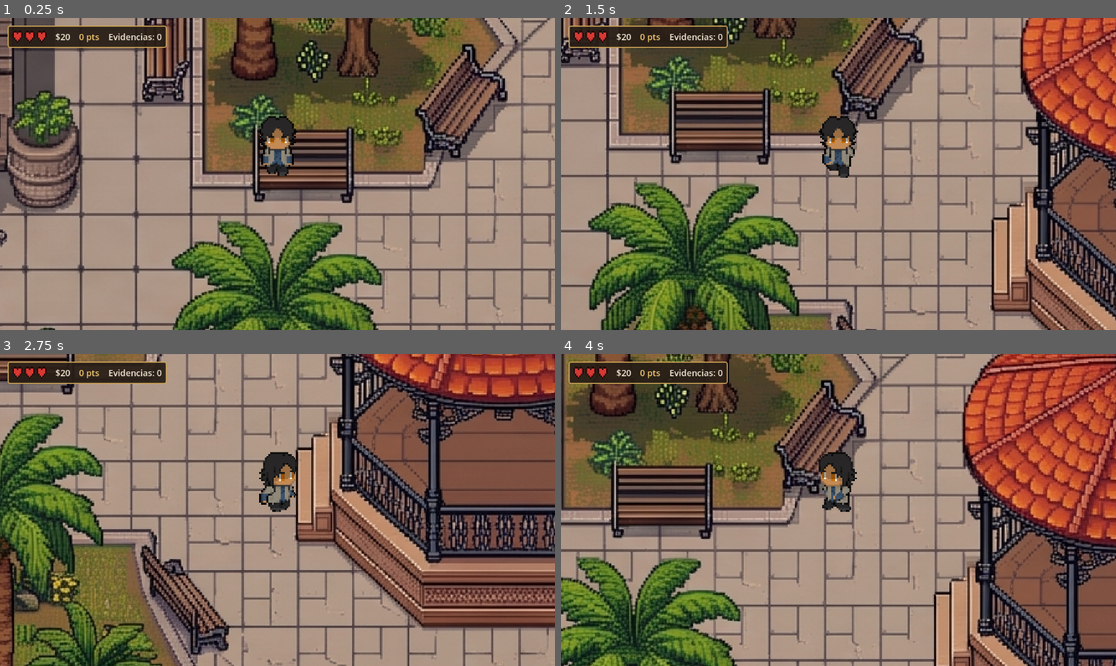
Above: before the commit, frames 1-4 (two rows, left to right).
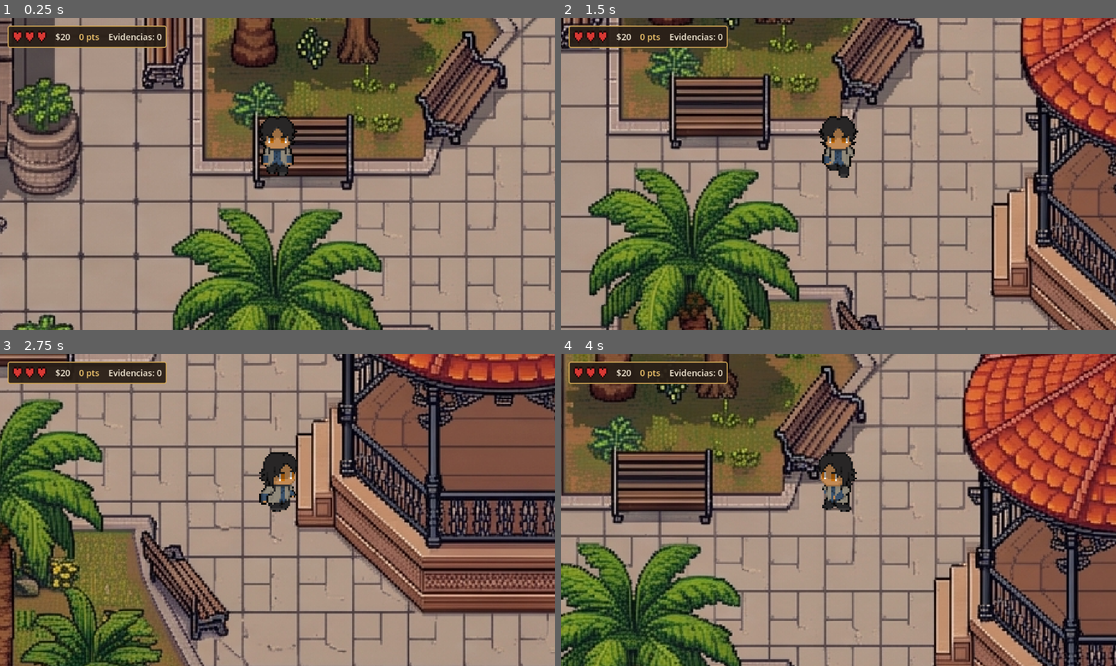
Above: after the commit, the same moments.

Repository: Demian-20/espejismo-falso-cielo
Game: Godot game, scene res://scenes/plaza_zaragoza.tscn
Two runs of this game, one before a commit and one after it. Both use one fixed random seed, a clock stepped at 60 frames per second and the inputs below.
Inputs (mouse positions are in pixels of both pictures, inside the frame that each line leads up to):
- Up to frame 1 (0.25 s): no input
- Up to frame 2 (1.5 s): tap Enter (ui_accept) at 0.5, 0.77 s; move the mouse to (960, 158) at 0.52 s; hold D (mover_derecha) 0.53-1.28 s; hold E (interactuar) 0.53-1.28 s; click (960, 158) at 0.67 s; move the mouse to (727, 189) at 1.27 s; hold S (mover_abajo) from 1.28 s (still down); tap E (interactuar) at 1.35 s
- Up to frame 3 (2.75 s): tap Enter (ui_accept) at 1.52 s; move the mouse to (333, 441) at 2.02 s; release S (mover_abajo) at 2.03 s; hold D (mover_derecha) from 2.03 s (still down); hold E (interactuar) from 2.03 s (still down)
- Up to frame 4 (4 s): move the mouse to (810, 572) at 2.77 s; release D (mover_derecha) at 2.78 s; release E (interactuar) at 2.78 s; hold W (mover_arriba) 2.78-3.53 s; tap E (interactuar) at 2.85 s; click (810, 572) at 2.92 s; tap Enter (ui_accept) at 3.02, 3.77 s; move the mouse to (1005, 556) at 3.52 s; hold A (mover_izquierda) from 3.53 s (still down); hold E (interactuar) from 3.53 s (still down)

The runs differ from the first frame. In frame 1, 39% of the frame differs, in the area x 0-100%, y 0-100%; in frame 2, 45%; in frame 3, 45%; in frame 4, 48%.

Commit message:
feat(nivel): agrega colisiones de la Plaza Zaragoza (Closes #6)

Diff:
--- a/scenes/nivel/colisiones.tscn
+++ b/scenes/nivel/colisiones.tscn
@@ -1,7 +1,83 @@
-[gd_scene load_steps=2 format=3]
+[gd_scene load_steps=26 format=3 uid="uid://cth66j3nsqmvo"]
 
 [sub_resource type="RectangleShape2D" id="RectangleShape2D_atg7p"]
 size = Vector2(69, 1518)
+
+[sub_resource type="RectangleShape2D" id="RectangleShape2D_5q72k"]
+size = Vector2(704, 1541)
+
+[sub_resource type="RectangleShape2D" id="RectangleShape2D_7euwl"]
+size = Vector2(1605.5, 71.3125)
+
+[sub_resource type="RectangleShape2D" id="RectangleShape2D_kom35"]
+size = Vector2(2762.75, 113.828)
+
+[sub_resource type="RectangleShape2D" id="RectangleShape2D_jn3we"]
+size = Vector2(87, 64.875)
+
+[sub_resource type="RectangleShape2D" id="RectangleShape2D_6433c"]
+size = Vector2(182, 60.875)
+
+[sub_resource type="RectangleShape2D" id="RectangleShape2D_ynooo"]
+size = Vector2(90, 57)
+
+[sub_resource type="RectangleShape2D" id="RectangleShape2D_wbkcb"]
+size = Vector2(249.773, 57.1155)
+
+[sub_resource type="RectangleShape2D" id="RectangleShape2D_s5esk"]
+size = Vector2(230.555, 49.3743)
+
+[sub_resource type="RectangleShape2D" id="RectangleShape2D_ulqqm"]
+size = Vector2(225.829, 110.595)
+
+[sub_resource type="RectangleShape2D" id="RectangleShape2D_jm2ut"]
+size = Vector2(61.966, 251.059)
+
+[sub_resource type="RectangleShape2D" id="RectangleShape2D_wdl6a"]
+size = Vector2(232.061, 50.0369)
+
+[sub_resource type="RectangleShape2D" id="RectangleShape2D_v06qb"]
+size = Vector2(356.031, 92.0814)
+
+[sub_resource type="RectangleShape2D" id="RectangleShape2D_wfytp"]
+size = Vector2(522.97, 123.231)
+
+[sub_resource type="RectangleShape2D" id="RectangleShape2D_hsq03"]
+size = Vector2(290, 123.231)
+
+[sub_resource type="RectangleShape2D" id="RectangleShape2D_rdtq0"]
+size = Vector2(120.677, 562.228)
+
+[sub_resource type="CapsuleShape2D" id="CapsuleShape2D_4tc1b"]
+radius = 101.711
+height = 287.972
+
+[sub_resource type="CapsuleShape2D" id="CapsuleShape2D_o08d4"]
+radius = 99.0199
+height = 303.876
+
+[sub_resource type="RectangleShape2D" id="RectangleShape2D_bd0o3"]
+size = Vector2(413, 1374)
+
+[sub_resource type="RectangleShape2D" id="RectangleShape2D_qauib"]
+size = Vector2(263.5, 168)
+
+[sub_resource type="RectangleShape2D" id="RectangleShape2D_bfmj2"]
+size = Vector2(248, 125.5)
+
+[sub_resource type="RectangleShape2D" id="RectangleShape2D_k7rc8"]
+size = Vector2(251, 125.5)
+
+[sub_resource type="RectangleShape2D" id="RectangleShape2D_15bnj"]
+size = Vector2(55.75, 74.75)
+
+[sub_resource type="CapsuleShape2D" id="CapsuleShape2D_gyqjv"]
+radius = 33.0
+height = 102.0
+
+[sub_resource type="CapsuleShape2D" id="CapsuleShape2D_aef67"]
+radius = 35.0
+height = 100.0
 
 [node name="Colisiones" type="Node2D"]
 
@@ -10,3 +86,180 @@
 [node name="CollisionShape2D" type="CollisionShape2D" parent="Paredes"]
 position = Vector2(729, 766)
 shape = SubResource("RectangleShape2D_atg7p")
+
+[node name="CollisionShape2D2" type="CollisionShape2D" parent="Paredes"]
+position = Vector2(342, 760.5)
+shape = SubResource("RectangleShape2D_5q72k")
+
+[node name="CollisionShape2D3" type="CollisionShape2D" parent="Paredes"]
+position = Vector2(1563.25, 1567.31)
+shape = SubResource("RectangleShape2D_7euwl")
+
+[node name="CollisionShape2D29" type="CollisionShape2D" parent="Paredes"]
+position = Vector2(1390.38, -46.9141)
+shape = SubResource("RectangleShape2D_kom35")
+
+[node name="CollisionShape2D30" type="CollisionShape2D" parent="Paredes"]
+position = Vector2(1390.38, -46.9141)
+shape = SubResource("RectangleShape2D_kom35")
+
+[node name="CollisionShape2D4" type="CollisionShape2D" parent="Paredes"]
+position = Vector2(1277, 1245.13)
+shape = SubResource("RectangleShape2D_jn3we")
+
+[node name="CollisionShape2D5" type="CollisionShape2D" parent="Paredes"]
+position = Vector2(1192, 1464.44)
+shape = SubResource("RectangleShape2D_6433c")
+
+[node name="CollisionShape2D6" type="CollisionShape2D" parent="Paredes"]
+position = Vector2(1651, 1464)
+shape = SubResource("RectangleShape2D_6433c")
+
+[node name="CollisionShape2D7" type="CollisionShape2D" parent="Paredes"]
+position = Vector2(1834, 687.5)
+shape = SubResource("RectangleShape2D_ynooo")
+
+[node name="CollisionShape2D8" type="CollisionShape2D" parent="Paredes"]
+position = Vector2(900.549, 1059.81)
+rotation = -1.55683
+shape = SubResource("RectangleShape2D_wbkcb")
+
+[node name="CollisionShape2D9" type="CollisionShape2D" parent="Paredes"]
+position = Vector2(1953.33, 1057.74)
+rotation = -1.55683
+shape = SubResource("RectangleShape2D_s5esk")
+
+[node name="CollisionShape2D10" type="CollisionShape2D" parent="Paredes"]
+position = Vector2(1951.15, 525.263)
+rotation = -1.55683
+shape = SubResource("RectangleShape2D_s5esk")
+
+[node name="CollisionShape2D11" type="CollisionShape2D" parent="Paredes"]
+position = Vector2(2126, 358)
+rotation = -1.55683
+shape = SubResource("RectangleShape2D_ulqqm")
+
+[node name="CollisionShape2D12" type="CollisionShape2D" parent="Paredes"]
+position = Vector2(2180, 101)
+rotation = -1.55683
+shape = SubResource("RectangleShape2D_jm2ut")
+
+[node name="CollisionShape2D13" type="CollisionShape2D" parent="Paredes"]
+position = Vector2(898.034, 519.028)
+rotation = -1.55683
+shape = SubResource("RectangleShape2D_wdl6a")
+
+[node name="CollisionShape2D17" type="CollisionShape2D" parent="Paredes"]
+position = Vector2(1417.02, 794.964)
+rotation = -0.00174533
+scale = Vector2(1, 1)
+shape = SubResource("RectangleShape2D_v06qb")
+
+[node name="CollisionShape2D18" type="CollisionShape2D" parent="Paredes"]
+position = Vector2(1718.5, 65.429)
+rotation = -0.00174533
+scale = Vector2(1, 1)
+shape = SubResource("RectangleShape2D_wfytp")
+
+[node name="CollisionShape2D19" type="CollisionShape2D" parent="Paredes"]
+position = Vector2(1414.01, 725.072)
+rotation = -0.00174533
+scale = Vector2(0.999999, 0.999999)
+shape = SubResource("RectangleShape2D_hsq03")
+
+[node name="CollisionShape2D14" type="CollisionShape2D" parent="Paredes"]
+position = Vector2(1054, 57)
+rotation = -1.55683
+shape = SubResource("RectangleShape2D_rdtq0")
+
+[node name="CollisionShape2D15" type="CollisionShape2D" parent="Paredes"]
+position = Vector2(1409, 806)
+rotation = -1.55683
+shape = SubResource("CapsuleShape2D_4tc1b")
+
+[node name="CollisionShape2D16" type="CollisionShape2D" parent="Paredes"]
+position = Vector2(1411, 628)
+rotation = -1.54811
+shape = SubResource("CapsuleShape2D_o08d4")
+
+[node name="CollisionPolygon2D" type="CollisionPolygon2D" parent="Paredes"]
+position = Vector2(1749, 867)
+polygon = PackedVector2Array(-74, 108, -19, -32, 158, -35, 174, 448)
+
+[node name="CollisionPolygon2D2" type="CollisionPolygon2D" parent="Paredes"]
+position = Vector2(1749, 867)
+polygon = PackedVector2Array(-74, 108, -19, -32, 158, -35, 174, 448)
+
+[node name="CollisionPolygon2D3" type="CollisionPolygon2D" parent="Paredes"]
+position = Vector2(1039, 925)
+polygon = PackedVector2Array(-118, -97, -118, 390, 147, -13, 90, -94)
+
+[node name="CollisionPolygon2D6" type="CollisionPolygon2D" parent="Paredes"]
+position = Vector2(1291, 299)
+polygon = PackedVector2Array(-275, -119, -38, 218, 47, 171, 47, -119)
+
+[node name="CollisionPolygon2D7" type="CollisionPolygon2D" parent="Paredes"]
+polygon = PackedVector2Array(1458, 181, 1458, 471, 1559, 521, 1826, 181)
+
+[node name="CollisionPolygon2D4" type="CollisionPolygon2D" parent="Paredes"]
+polygon = PackedVector2Array(915, 220, 920, 698, 1113, 700, 1186, 581, 1125, 510, 1122, 436, 1067, 405, 1037, 386, 1037, 351, 1037, 320, 1001, 315, 1006, 282, 968, 291)
+
+[node name="CollisionPolygon2D5" type="CollisionPolygon2D" parent="Paredes"]
+polygon = PackedVector2Array(1648, 577, 1719, 698, 1915, 700, 1918, 421, 1933, 398, 1963, 395, 1961, 348, 1973, 310, 1936, 269, 1915, 259, 1923, 227, 1885, 279, 1845, 264, 1857, 292, 1812, 295, 1799, 312, 1837, 317, 1802, 345, 1807, 383, 1784, 405, 1726, 428, 1709, 474, 1709, 511)
+
+[node name="CollisionPolygon2D8" type="CollisionPolygon2D" parent="Paredes"]
+polygon = PackedVector2Array(1035, 1358, 975, 1453, 1347, 1455, 1347, 1358, 1280, 1361, 1278, 1343, 1249, 1358, 1233, 1365, 1188, 1365, 1186, 1345, 1145, 1363, 1105, 1363, 1096, 1293, 1123, 1296, 1163, 1262, 1051, 1129, 1060, 1168, 1022, 1161, 1038, 1192, 1004, 1224, 1020, 1257, 1049, 1242, 1062, 1284, 1062, 1329)
+
+[node name="CollisionPolygon2D9" type="CollisionPolygon2D" parent="Paredes"]
+polygon = PackedVector2Array(1125, 1214, 1346, 1223, 1344, 1074, 1343, 1025, 1258, 998, 1212, 1082, 1178, 1065, 1139, 1125, 1176, 1136)
+
+[node name="CollisionPolygon2D10" type="CollisionPolygon2D" parent="Paredes"]
+polygon = PackedVector2Array(1468, 1026, 1470, 1213, 1684, 1226, 1627, 1145, 1672, 1122, 1625, 1058, 1595, 1054, 1616, 1033, 1574, 992, 1534, 999, 1489, 1024)
+
+[node name="CollisionPolygon2D11" type="CollisionPolygon2D" parent="Paredes"]
+polygon = PackedVector2Array(1468, 1365, 1469, 1451, 1867, 1457, 1805, 1363, 1763, 1363, 1768, 1270, 1813, 1264, 1835, 1219, 1787, 1131, 1752, 1174, 1709, 1144, 1672, 1182, 1688, 1219, 1677, 1254, 1621, 1248, 1460, 1229)
+
+[node name="CollisionShape2D20" type="CollisionShape2D" parent="Paredes"]
+position = Vector2(2556.5, 848)
+shape = SubResource("RectangleShape2D_bd0o3")
+
+[node name="CollisionShape2D21" type="CollisionShape2D" parent="Paredes"]
+position = Vector2(2643.75, 73)
+shape = SubResource("RectangleShape2D_qauib")
+
+[node name="CollisionShape2D22" type="CollisionShape2D" parent="Paredes"]
+position = Vector2(1209, 209.75)
+shape = SubResource("RectangleShape2D_bfmj2")
+
+[node name="CollisionShape2D23" type="CollisionShape2D" parent="Paredes"]
+position = Vector2(1640.5, 195)
+shape = SubResource("RectangleShape2D_k7rc8")
+
+[node name="CollisionShape2D24" type="CollisionShape2D" parent="Paredes"]
+position = Vector2(2043.13, 37.625)
+shape = SubResource("RectangleShape2D_15bnj")
+
+[node name="CollisionShape2D25" type="CollisionShape2D" parent="Paredes"]
+position = Vector2(2043.13, 37.625)
+shape = SubResource("RectangleShape2D_15bnj")
+
+[node name="CollisionShape2D26" type="CollisionShape2D" parent="Paredes"]
+position = Vector2(2043.13, 37.625)
+shape = SubResource("RectangleShape2D_15bnj")
+
+[node name="CollisionPolygon2D12" type="CollisionPolygon2D" parent="Paredes"]
+polygon = PackedVector2Array(915, 858, 905, 822, 941, 794, 908, 770, 922, 749, 954, 762, 941, 733, 970, 744, 986, 771, 1009, 737, 1038, 739, 1014, 765, 1063, 767, 1071, 781, 1020, 792, 1061, 806, 1071, 829)
+
+[node name="CollisionPolygon2D13" type="CollisionPolygon2D" parent="Paredes"]
+polygon = PackedVector2Array(1775, 834, 1788, 803, 1822, 796, 1773, 784, 1792, 762, 1828, 771, 1815, 743, 1843, 743, 1854, 767, 1894, 737, 1887, 767, 1923, 752, 1940, 767, 1890, 790, 1930, 798, 1945, 830, 1911, 811, 1928, 851)
+
+[node name="CollisionShape2D27" type="CollisionShape2D" parent="Paredes"]
+position = Vector2(797, 673)
+shape = SubResource("CapsuleShape2D_gyqjv")
+
+[node name="CollisionShape2D28" type="CollisionShape2D" parent="Paredes"]
+position = Vector2(796, 871)
+shape = SubResource("CapsuleShape2D_aef67")
+
+[node name="CollisionPolygon2D14" type="CollisionPolygon2D" parent="Paredes"]
+polygon = PackedVector2Array(1665, 910, 1662, 923, 1684, 929, 1723, 863, 1701, 859)
